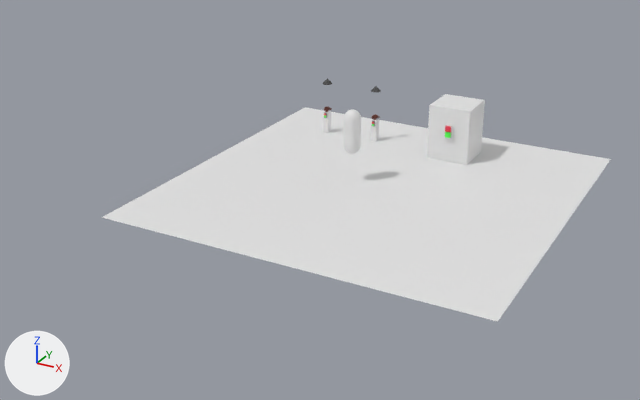
One commit to the Blender file testGame.blend: the scene before it, then after it.
Before and after are seen from a 50 mm lens placed at (15.3, -32.8, 15.2), pointed at (-2.1, -1.2, -0.6). Arrows for +X, +Y and +Z are at lower left; the lights stay in place.

The older version as bpy lines, for what is in view:
```python
ob_cube_007 = bpy.data.objects.new('Cube.007', me_cube_008)
ob_cube_007.location = (1.62, 5.33, 1.31)
ob_cube_007.scale = (1.0, 1.0, 4.61)
ob_plane = bpy.data.objects.new('Plane', me_plane)
ob_plane.location = (0.0, 0.0, 0.0)
ob_player = bpy.data.objects.new('Player', me_sphere)
ob_player.location = (-1.2, 0.0, 2.33)
ob_player.scale = (0.375, 0.375, 0.398)
ob_switch_001 = bpy.data.objects.new('Switch.001', me_cube_009)
ob_switch_001.location = (1.67, 4.27, 1.5)
ob_switch_body_002 = bpy.data.objects.new('Switch_body.002', me_cube_normal_001)
ob_switch_body_002.parent = ob_switch_001
ob_switch_body_002.location = (0.0, -0.103, 0.161)
ob_switch_body_003 = bpy.data.objects.new('Switch_body.003', me_cube_red_001)
ob_switch_body_003.parent = ob_switch_001
ob_switch_body_003.location = (0.0, -0.103, -0.11)
```
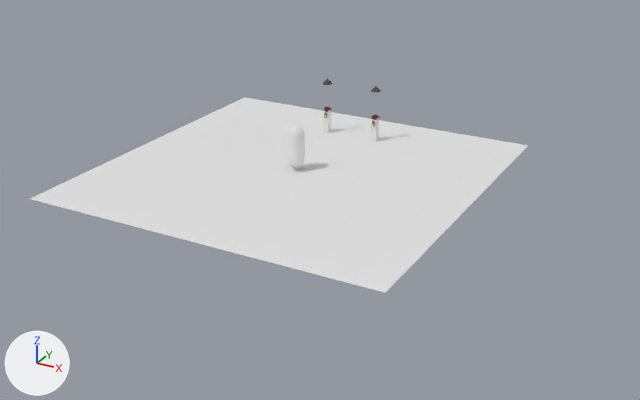
The change, as a diff of the scene's bpy script:
```diff
--- a/testGame.blend.py
+++ b/testGame.blend.py
@@ ob_switch_001 @@
-ob_switch_001 = bpy.data.objects.new('Switch.001', me_cube_009)
-ob_switch_001.location = (1.67, 4.27, 1.5)
@@ ob_switch_body_003 @@
-ob_switch_body_003 = bpy.data.objects.new('Switch_body.003', me_cube_red_001)
-ob_switch_body_003.parent = ob_switch_001
-ob_switch_body_003.location = (0.0, -0.103, -0.11)
@@ ob_switch_body_002 @@
-ob_switch_body_002 = bpy.data.objects.new('Switch_body.002', me_cube_normal_001)
-ob_switch_body_002.parent = ob_switch_001
-ob_switch_body_002.location = (0.0, -0.103, 0.161)
@@ ob_switchcontroller_001 @@
 ob_switchcontroller_001 = bpy.data.objects.new('SwitchController.001', None)
-ob_switchcontroller_001.parent = ob_switch_001
 ob_switchcontroller_001.matrix_parent_inverse = Matrix(((1.0, 0.0, 0.0, -1.668), (0.0, 1.0, 0.0, -4.269), (0.0, 0.0, 1.0, -1.5), (0.0, 0.0, 0.0, 1.0)))
@@ ob_cube_007 @@
-ob_cube_007 = bpy.data.objects.new('Cube.007', me_cube_008)
-ob_cube_007.location = (1.62, 5.33, 1.31)
-ob_cube_007.scale = (1.0, 1.0, 4.61)
@@ ob_plane @@
 ob_plane = bpy.data.objects.new('Plane', me_plane)
-ob_plane.location = (0.0, 0.0, 0.0)
+ob_plane.location = (-3.98, -0.04, 0.0)
@@ ob_player @@
 ob_player = bpy.data.objects.new('Player', me_sphere)
-ob_player.location = (-1.2, 0.0, 2.33)
+ob_player.location = (-4.04, 0.0, 1.13)
 ob_player.scale = (0.375, 0.375, 0.398)
```

Where the change shows, as pixel boxes [x1, y1, x2, y2] in the pictures (640 x 400 px):
'Plane', moved: before [102, 107, 611, 322]; after [30, 97, 528, 293]
'Cube.007', deleted: before [427, 94, 485, 165]
'Player', moved: before [344, 109, 361, 154]; after [288, 125, 305, 168]
'Switch.001', deleted: before [444, 124, 454, 140]
'Switch_body.002', deleted: before [445, 126, 451, 132]
'Switch_body.003', deleted: before [445, 132, 451, 138]
